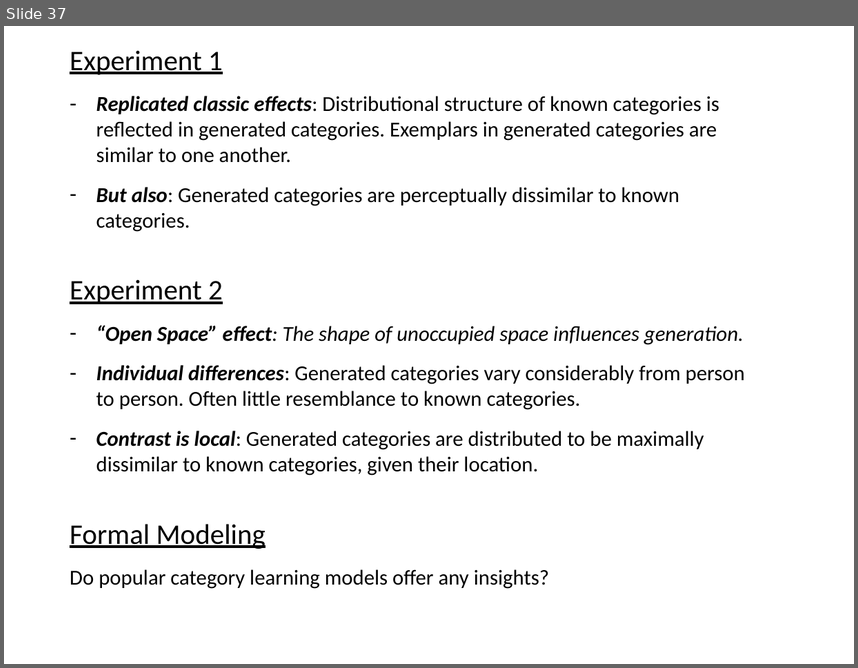
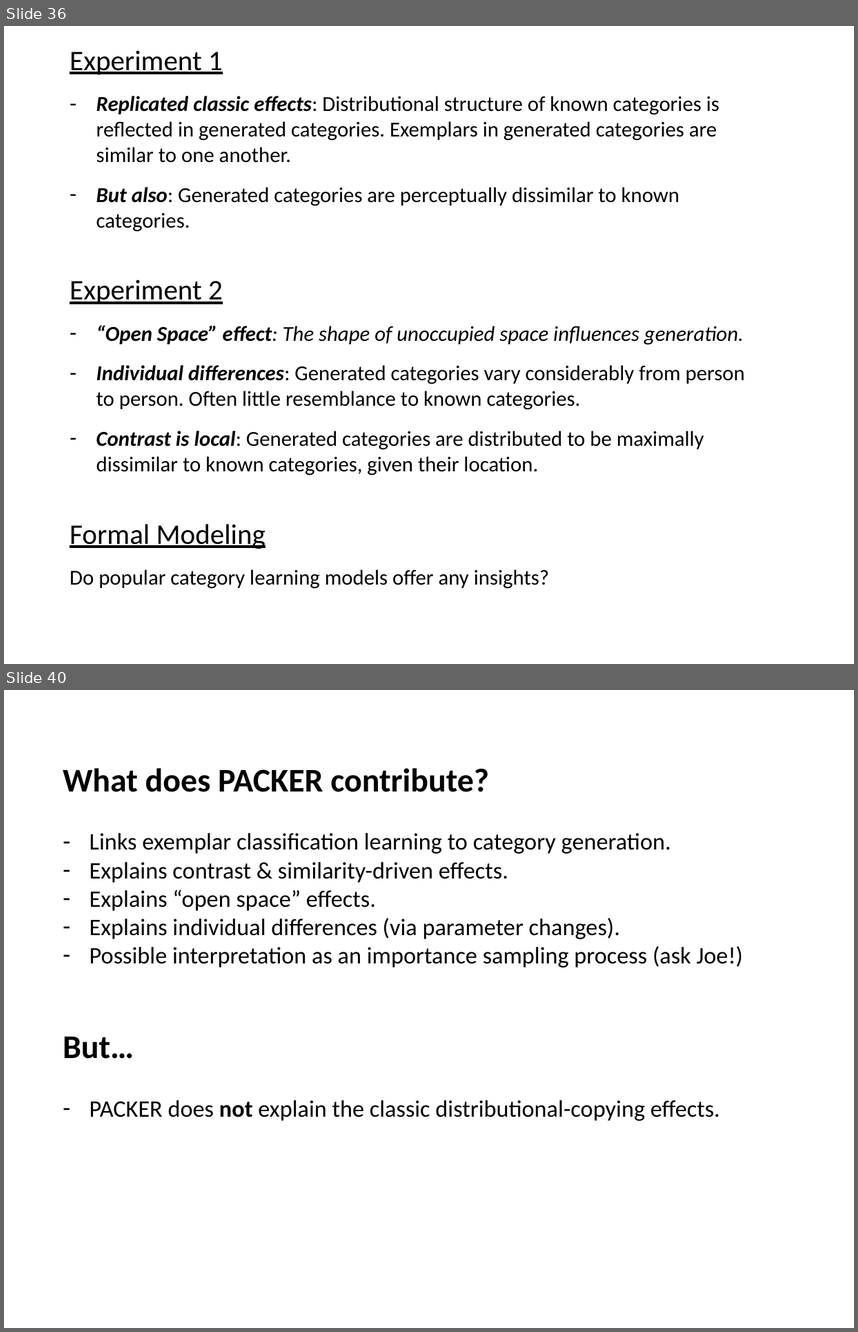
Before and after one commit to AusterweilLab/generating_categories, a slide deck: Presentations/ccn-bbag-march-2-2017.pptx. Shown one above the other, each under a label of ours: slide 37 before the commit, slides 36 and 40 after it; the slides between them are not shown. The pictures are 858x668 and 858x1332 pixels, drawn with LibreOffice and Linux fonts; fonts in the diff are those of the drawing. Boxes give left, top, right and bottom in pixels: in the first picture for what was removed or moved away, otherwise in the second. Text is boxed around its words. In the diff, an @@ line names an element or a change of style, - is before the commit and + after.

```diff
--- a/Presentations/ccn-bbag-march-2-2017.pptx
+++ b/Presentations/ccn-bbag-march-2-2017.pptx
@@ slide 40 added at bbox=[4, 690, 854, 1328], background #FFFFFF @@
@@ text added at bbox=[63, 768, 744, 1121], 20 pt, text #000000 @@
+What does PACKER contribute?
+– Links exemplar classification learning to category generation.
+– Explains contrast & similarity-driven effects.
+– Explains “open space” effects.
+– Explains individual differences (via parameter changes).
+– Possible interpretation as an importance sampling process (ask Joe!)
+But…
+– PACKER does not explain the classic distributional-copying effects.
@@ what was slide 37 is now slide 36 @@
```
Also in this commit, not shown: 2 slides changed, 6 other slides added, 4 slides removed, 2 other files.
